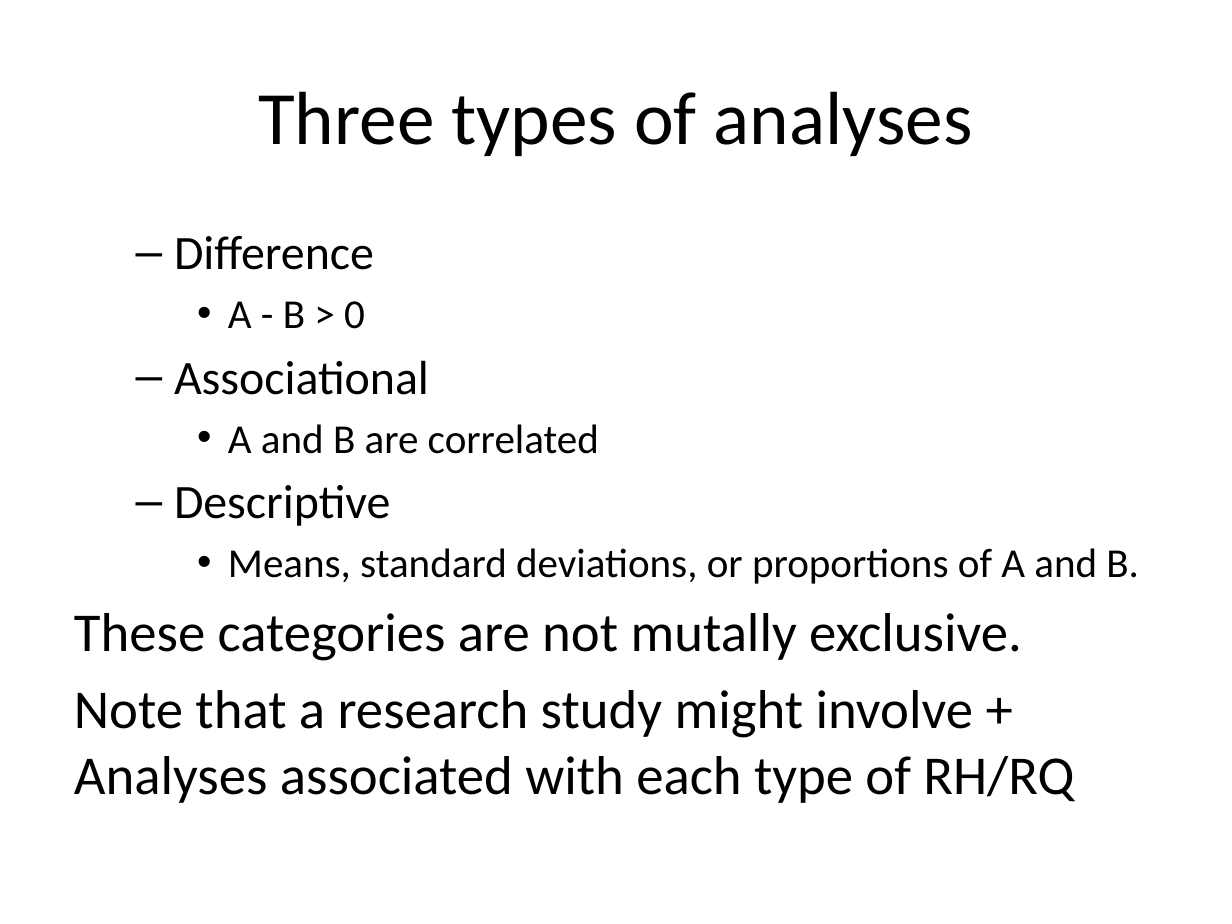
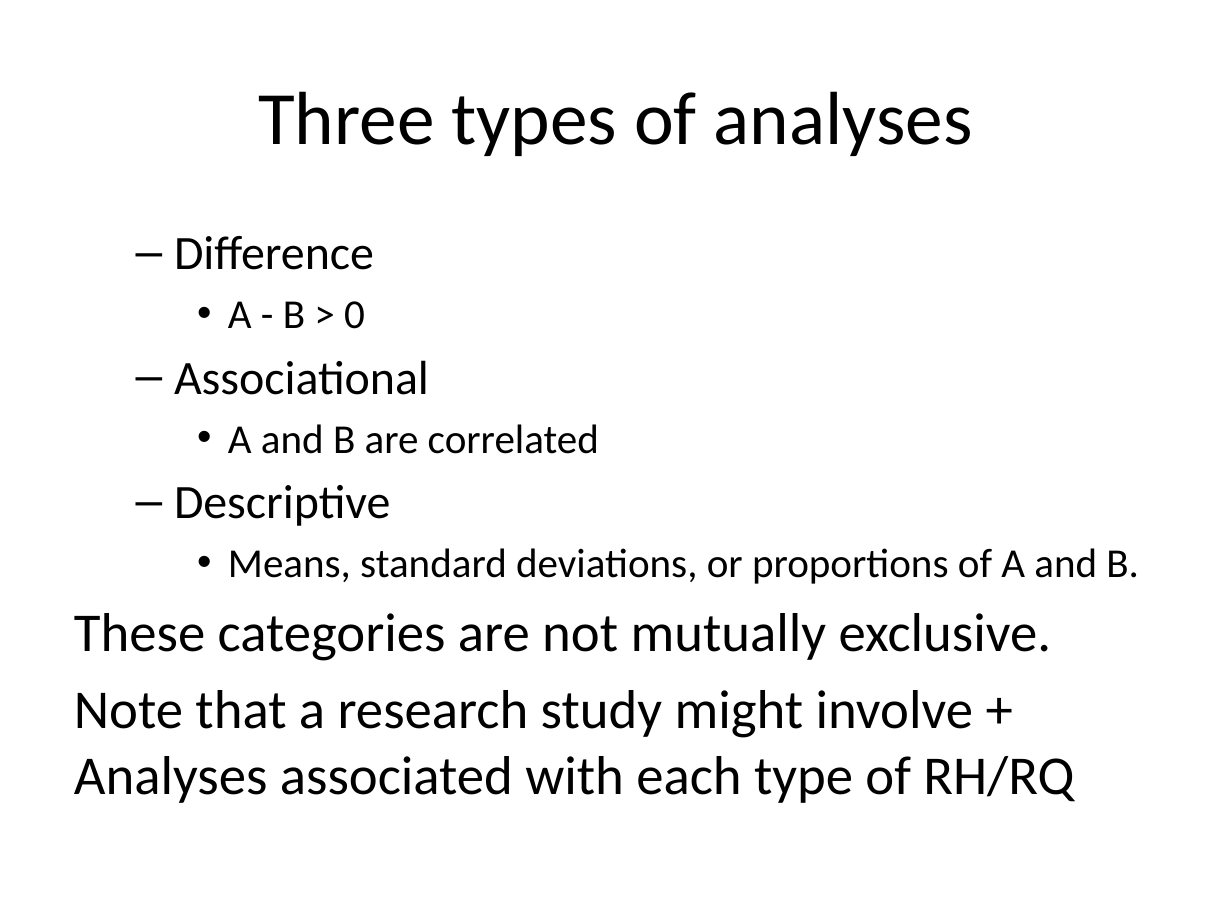
Before and after one commit to pmean/classes, a slide deck: slide 24 of clinical-research-methodology/results/video02-planning.pptx. Drawn at 1232x924 pixels with LibreOffice and Linux fonts; fonts in the diff are those of the drawing. Boxes give left, top, right and bottom in pixels: in the first picture for what was removed or moved away, otherwise in the second. Text is boxed around its words. In the diff, an @@ line names an element or a change of style, - is before the commit and + after.

```diff
--- a/clinical-research-methodology/results/video02-planning.pptx
+++ b/clinical-research-methodology/results/video02-planning.pptx
@@ text at box(74, 613, 1052, 661): text changed @@
-These categories are not mutally exclusive.
+These categories are not mutually exclusive.
```
Also in this commit, not shown: 1 other slide changed, 2 other files.
